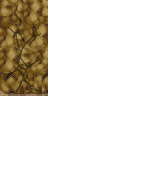
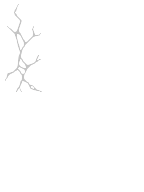
The second 144 x 192 image is a revision of the first. Changes to its layers:
hid "Layer 5" over bbox(0, 0, 48, 96)